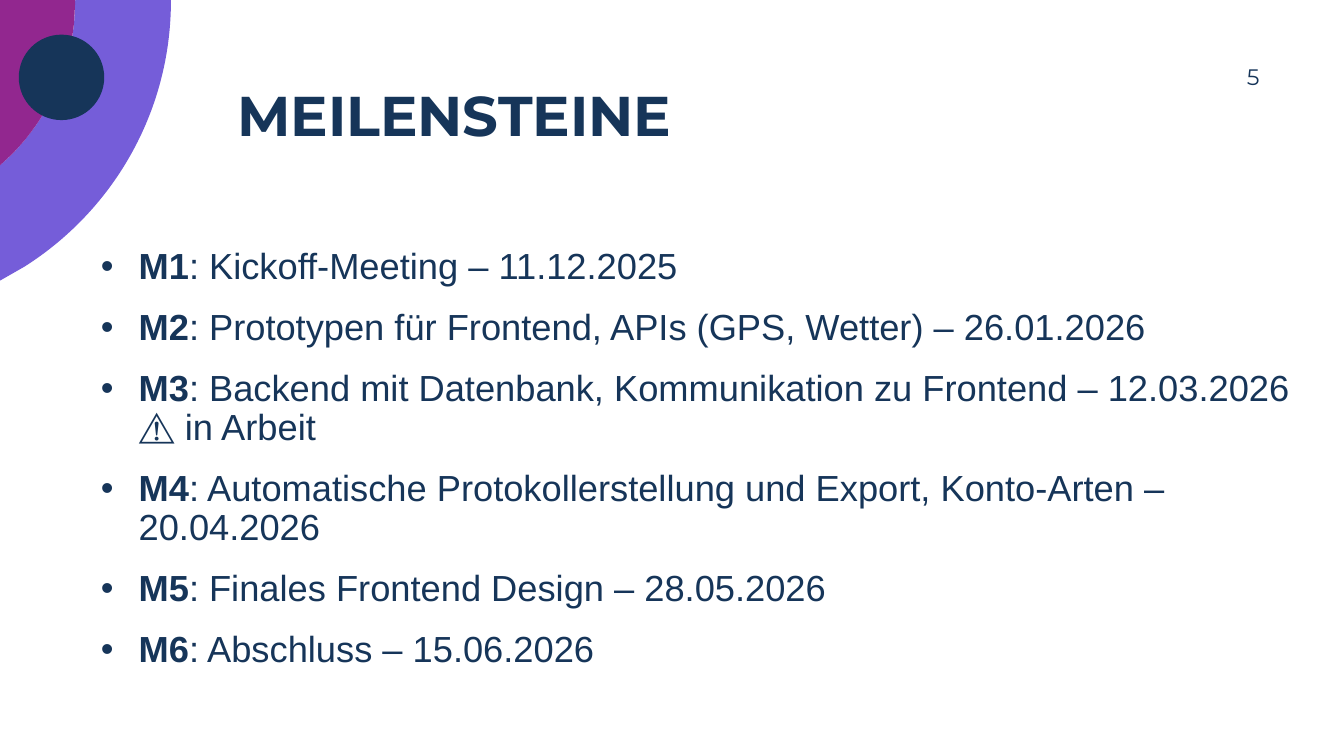
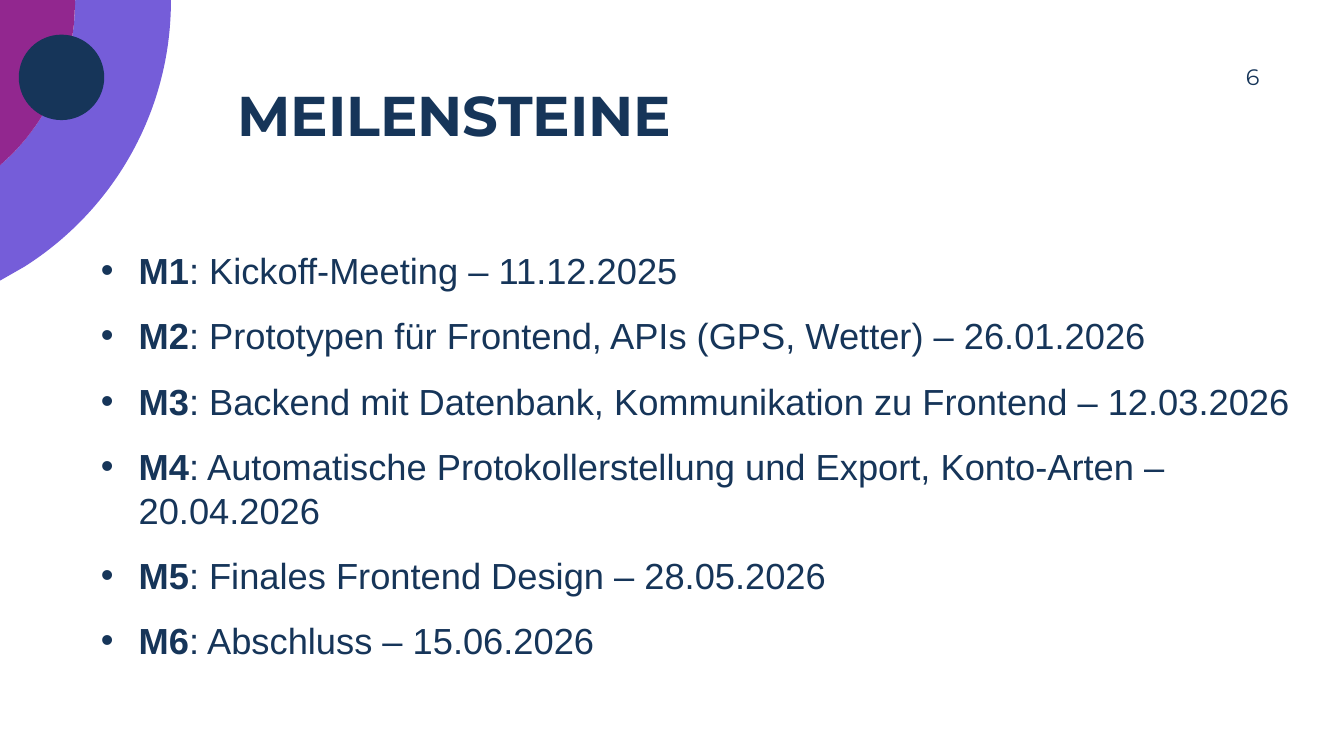
Before and after one commit to A-SimpleName/DriveSense, a slide deck: slide 6 of Dokumentation/Präsentationen/DS_Statusmeeting_1.pptx (slide 5 before the commit). Drawn at 1344x756 pixels with LibreOffice and Linux fonts; fonts in the diff are those of the drawing; background and template pictures are left out. Boxes give left, top, right and bottom in pixels: in the first picture for what was removed or moved away, otherwise in the second. Text is boxed around its words. In the diff, an @@ line names an element or a change of style, - is before the commit and + after.

```diff
--- a/Dokumentation/Präsentationen/DS_Statusmeeting_1.pptx
+++ b/Dokumentation/Präsentationen/DS_Statusmeeting_1.pptx
@@ page number at (1246,69,1260,85): text changed @@
-5
+6
@@ text at (139,257,1145,655): line spacing 0.9 to 1 @@
@@ text at (139,388,1289,420): text changed @@
-• M3: Backend mit Datenbank, Kommunikation zu Frontend – 12.03.2026 ⚠ in Arbeit
+• M3: Backend mit Datenbank, Kommunikation zu Frontend – 12.03.2026
```
Also in this commit, not shown: 4 other slides changed, 1 slide added.
